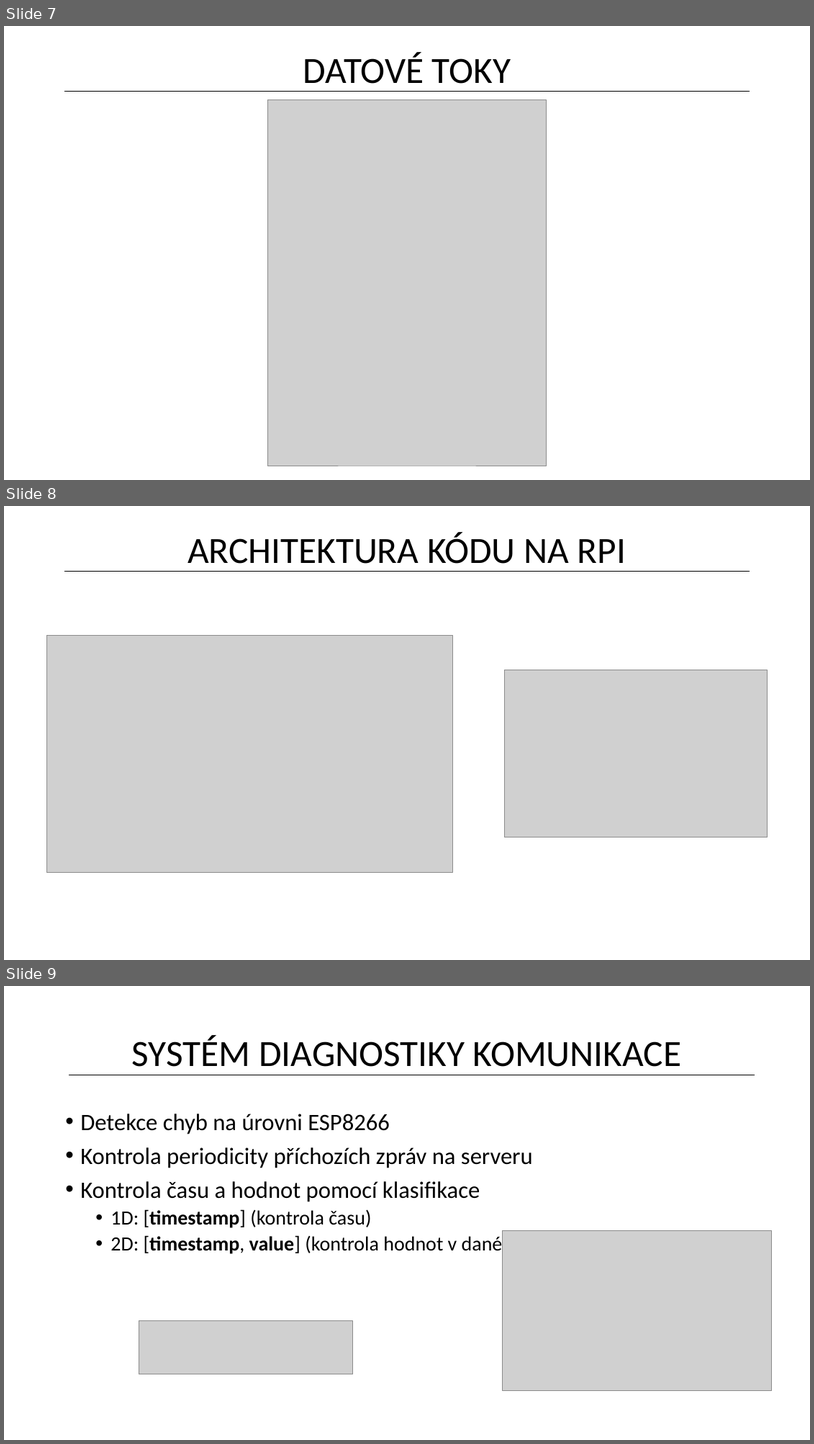
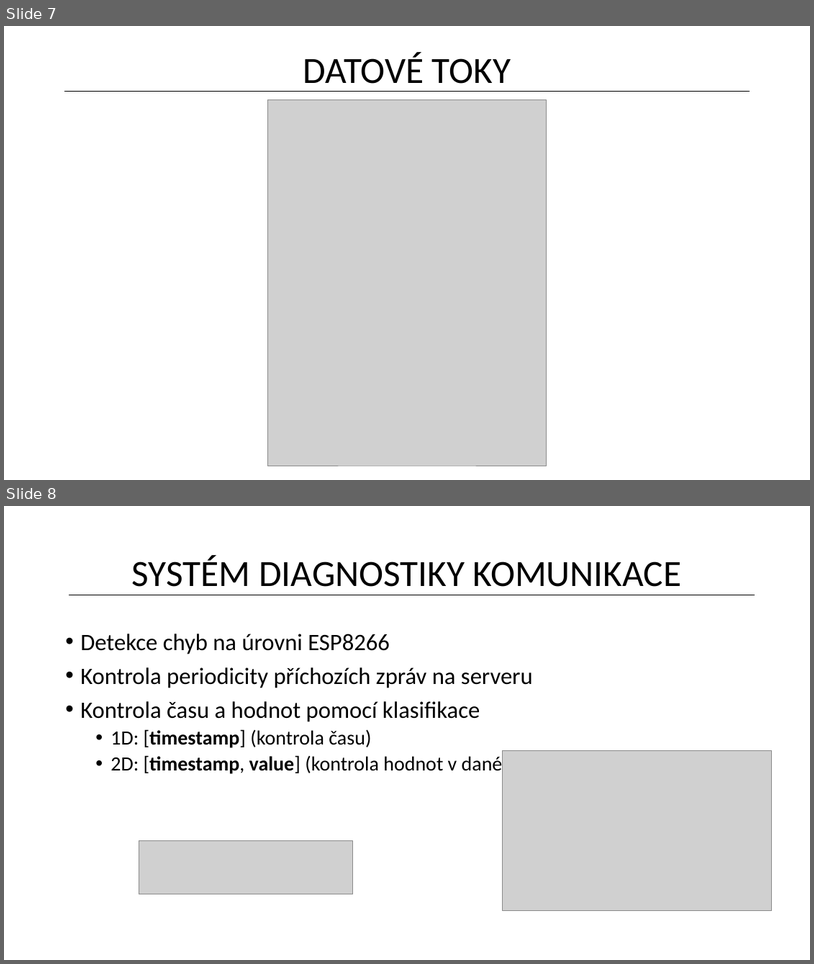
Before and after one commit to kitt10/iot, a slide deck: egs/smarthome/doc/presentation/main.pptx. Shown one above the other, each under a label of ours: slides 7, 8 and 9 before the commit, slides 7 and 8 after it. The pictures are 814x1444 and 814x964 pixels, drawn with LibreOffice and Linux fonts; fonts in the diff are those of the drawing; grey boxes stand for pictures. Boxes give left, top, right and bottom in pixels: in the first picture for what was removed or moved away, otherwise in the second. Text is boxed around its words. In the diff, an @@ line names an element or a change of style, - is before the commit and + after.

Commit message:
thesis presentation edited

```diff
--- a/egs/smarthome/doc/presentation/main.pptx
+++ b/egs/smarthome/doc/presentation/main.pptx
@@ slide 8 removed at bbox=[4, 506, 810, 960], background #FFFFFF @@
@@ title removed at bbox=[188, 532, 626, 572] @@
-ARCHITEKTURA KÓDU NA RPI
@@ line removed from (64, 572) to (751, 572) @@
@@ picture removed at bbox=[47, 635, 453, 872] @@
@@ picture removed at bbox=[505, 670, 767, 837] @@
@@ what was slide 9 is now slide 8 @@
```
Also in this commit, not shown: 1 other file.
